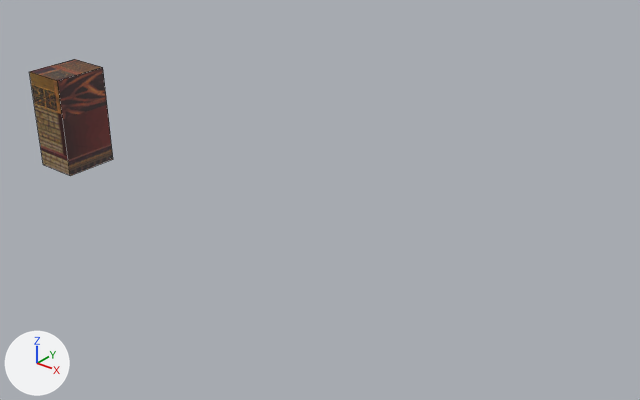
Before and after pictures for a commit that changed the Blender file objsrc/bookpile.blend.
Both versions are drawn from a 50 mm camera at (20.06, -13.97, 8.76) aimed at (8.38, 0.63, -0.29). Lighting does not change. The marker at lower left points along +X, +Y and +Z. Mesh edges are drawn as thin lines.

Names of what the first picture shows: 'bookpile'.
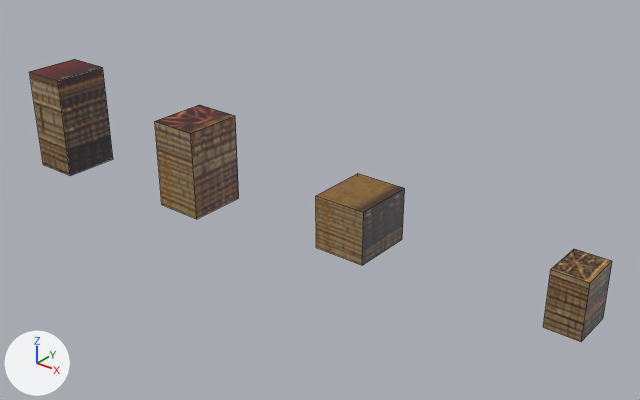
Commit message: more bookpile models.

Edits to the scene script, one JSON object a line:
```json
{"block": "me_cube", "where": "me_cube.from_pydata(...)  # 8 vertices, 6 faces; spans x -0.62..0.62, y -0.75..0.75, z -1.38..1.38"}
{"block": "me_cube", "where": "# used by ob_bookpile; location = (0.0, 0.0, 0.0)"}
{"block": "me_cube", "change": "me_cube part 1: texture (UV) coordinates of 6 of 6 faces, centred in x -0.62..0.62, y -0.75..0.75, z -1.38..1.38, changed; they spanned u -0.22..0.98, v 0.01..0.95 and now span u 0.17..0.74, v 0.01..0.59"}
{"op": "add", "block": "me_cube_003", "code": ["me_cube_003 = bpy.data.meshes.new('Cube.003')", "me_cube_003.from_pydata(...)  # a box spanning x -0.375..0.375, y -0.5..0.5, z -0.625..0.625", "me_cube_003.materials.append(mat_material)  # picture img_bookpile_png"]}
{"op": "add", "block": "me_cube_002", "code": ["me_cube_002 = bpy.data.meshes.new('Cube.002')", "me_cube_002.from_pydata(...)  # a box spanning x -0.62..0.62, y -0.75..0.75, z -0.62..0.62", "me_cube_002.materials.append(mat_material)  # picture img_bookpile_png"]}
{"op": "add", "block": "me_cube_001", "code": ["me_cube_001 = bpy.data.meshes.new('Cube.001')", "me_cube_001.from_pydata(...)  # a box spanning x -0.62..0.62, y -0.75..0.75, z -1.12..1.12", "me_cube_001.materials.append(mat_material)  # picture img_bookpile_png"]}
{"op": "add", "block": "ob_bookpile4", "code": ["ob_bookpile4 = bpy.data.objects.new('bookpile4', me_cube_003)", "ob_bookpile4.location = (15.0, 0.0, 0.0)"]}
{"op": "add", "block": "ob_bookpile3", "code": ["ob_bookpile3 = bpy.data.objects.new('bookpile3', me_cube_002)", "ob_bookpile3.location = (10.0, 0.0, 0.0)"]}
{"op": "add", "block": "ob_bookpile2", "code": ["ob_bookpile2 = bpy.data.objects.new('bookpile2', me_cube_001)", "ob_bookpile2.location = (5.0, 0.0, 0.0)"]}
```

Changed parts and their boxes (x1, y1, x2, y2) in the pictures (640 x 400 px):
```json
{"object": "bookpile2", "change": "added", "after": [155, 105, 239, 219], "on screen": "brown"}
{"object": "bookpile3", "change": "added", "after": [316, 173, 405, 265]}
{"object": "bookpile4", "change": "added", "after": [543, 249, 612, 342], "on screen": "brown"}
{"part": 1, "of": "me_cube", "change": "surface changed", "before": [29, 59, 113, 176], "after": [29, 59, 113, 176]}
```
